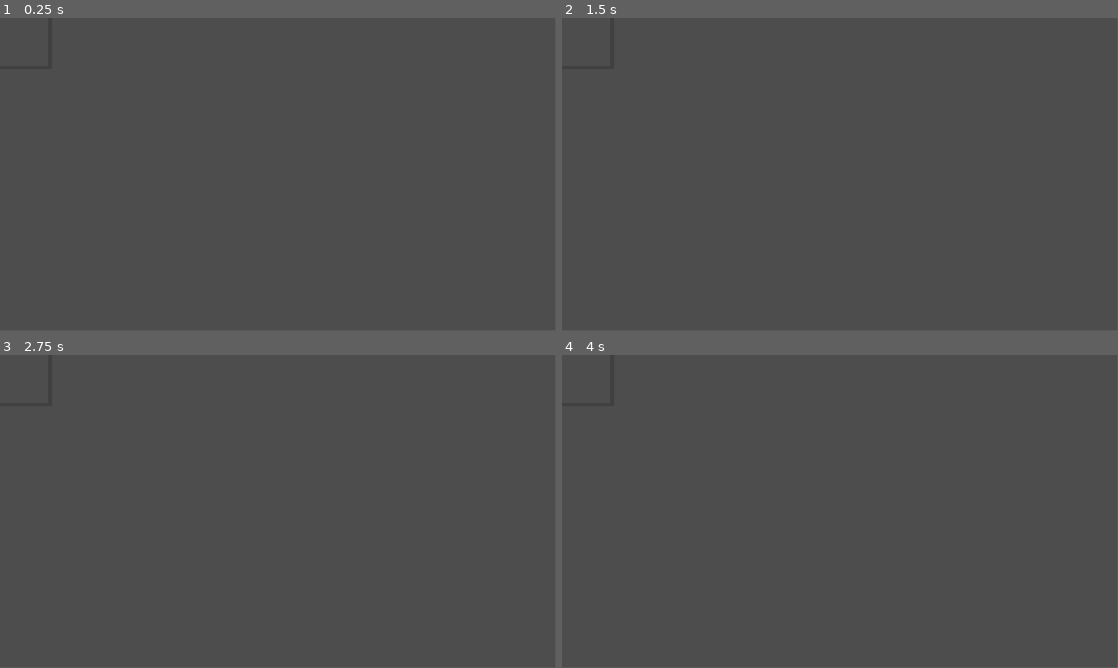
Above: before the commit, frames 1-4 (two rows, left to right).
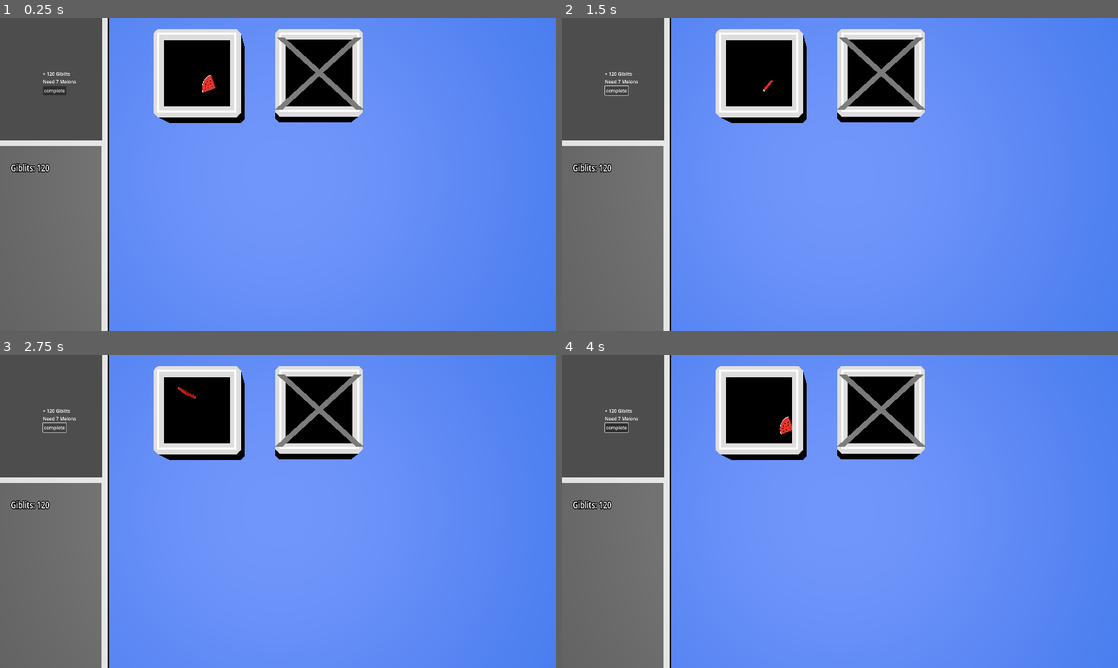
Above: after the commit, the same moments.

Repository: SmithyG69/Year12GodotMouseMouse
Game: Godot game, scene res://main.tscn
Two runs of this game, one before a commit and one after it. Both use one fixed random seed, a clock stepped at 60 frames per second and the inputs below.
Inputs (mouse positions are in pixels of both pictures, inside the frame that each line leads up to):
- Up to frame 1 (0.25 s): no input
- Up to frame 2 (1.5 s): click (617, 89) at 0.5 s, where only the run after the commit has a clickable "complete"; click (617, 89) at 1.25 s, where only the run after the commit has a clickable "complete"
- Up to frame 3 (2.75 s): click (55, 426) at 2 s, where only the run after the commit has a clickable "complete"
- Up to frame 4 (4 s): tap Enter at 2.75 s; move the mouse to (962, 495) at 2.77 s; click (962, 495) at 2.92 s; move the mouse to (728, 527) at 3.52 s; click (728, 527) at 3.67 s
In our replay, the window is 799x449 before the commit and 800x450 after it. These sizes can differ from the game's own. Grey fills any space a smaller window leaves; there, only what the larger window draws over its background counts as a difference.

The runs differ from the first frame. In frame 1, 92% of the frame differs, in the area x 0-100%, y 0-100%; in frame 2, 92%; in frame 3, 92%; in frame 4, 92%.

Commit message:
Update to new code.
Changed to use carson code.

Diff:
--- /dev/null
+++ b/connors-mitosis-delivery-service/HubData.gd
@@ -0,0 +1,11 @@
+extends Resource
+class_name HubData
+
+var hub_id: int
+var items_cloned: int = 0
+var clone_speed: float = 1.0
+var last_updated_time: float = 0.0
+
+func process_clone(delta: float):
+	# Update cloning progress based on time
+	items_cloned += clone_speed * delta
--- /dev/null
+++ b/connors-mitosis-delivery-service/HubScenes/Watermelon_hub.tscn
@@ -0,0 +1,74 @@
+[gd_scene load_steps=11 format=3 uid="uid://0h7v70rgsq4a"]
+
+[ext_resource type="Script" uid="uid://y5pgf48jwbnd" path="res://hub wall script/leftwall.gd" id="1_qdc0c"]
+[ext_resource type="PackedScene" uid="uid://chhjjylfydc7d" path="res://Assets/hub.glb" id="2_hjueh"]
+[ext_resource type="Script" uid="uid://bfnm7jc678rk2" path="res://hub wall script/rightwallwall.gd" id="2_j5fws"]
+[ext_resource type="Script" uid="uid://cm24ibenntifn" path="res://hub wall script/topwall.gd" id="3_01tv7"]
+[ext_resource type="Script" uid="uid://cvec0t67po8dc" path="res://hub wall script/bottomwall.gd" id="4_ippit"]
+[ext_resource type="PackedScene" uid="uid://bfcvkx8u4ajgf" path="res://fruit/watermelon.tscn" id="6_01tv7"]
+[ext_resource type="Script" uid="uid://hyfd2hko63av" path="res://roof.gd" id="7_stywk"]
+[ext_resource type="Script" uid="uid://cned4628e4uby" path="res://hub wall script/floor.gd" id="8_4ytr8"]
+
+[sub_resource type="BoxShape3D" id="BoxShape3D_qdc0c"]
+
+[sub_resource type="BoxShape3D" id="BoxShape3D_0k6ln"]
+
+[node name="Hub" type="Node3D"]
+
+[node name="left wall" type="Area3D" parent="." groups=["hitboxes"]]
+collision_layer = 2
+script = ExtResource("1_qdc0c")
+
+[node name="CollisionShape3D" type="CollisionShape3D" parent="left wall"]
+transform = Transform3D(0.5, 0, 0, 0, 3.265, 0, 0, 0, 3.265, -1.90604, 0, -0.0107686)
+shape = SubResource("BoxShape3D_qdc0c")
+
+[node name="right wall" type="Area3D" parent="." groups=["hitboxes"]]
+collision_layer = 2
+script = ExtResource("2_j5fws")
+
+[node name="CollisionShape3D" type="CollisionShape3D" parent="right wall"]
+transform = Transform3D(0.5, 0, 0, 0, 3.265, 0, 0, 0, 3.265, 1.89527, 0, 0)
+shape = SubResource("BoxShape3D_qdc0c")
+
+[node name="top wall" type="Area3D" parent="." groups=["hitboxes"]]
+collision_layer = 2
+script = ExtResource("3_01tv7")
+
+[node name="CollisionShape3D" type="CollisionShape3D" parent="top wall"]
+transform = Transform3D(3.265, 0, 0, 0, 3.265, 0, 0, 0, 0.5, 0, 0, -1.91365)
+shape = SubResource("BoxShape3D_qdc0c")
+
+[node name="bottom wall" type="Area3D" parent="." groups=["hitboxes"]]
+collision_layer = 2
+script = ExtResource("4_ippit")
+
+[node name="CollisionShape3D" type="CollisionShape3D" parent="bottom wall"]
+transform = Transform3D(3.265, 0, 0, 0, 3.265, 0, 0, 0, 0.5, 0, 0, 1.90919)
+shape = SubResource("BoxShape3D_qdc0c")
+
+[node name="hub" parent="." instance=ExtResource("2_hjueh")]
+
+[node name="watermelon" parent="." instance=ExtResource("6_01tv7")]
+transform = Transform3D(1, 0, 0, 0, 1, 0, 0, 0, 1, -0.0586023, 0, -0.0952282)
+
+[node name="roof" type="Area3D" parent="."]
+script = ExtResource("7_stywk")
+
+[node name="CollisionShape3D" type="CollisionShape3D" parent="roof"]
+transform = Transform3D(3.25284, 0, 0, 0, 0.433459, 0, 0, 0, 3.30968, 0, 1.72794, 0)
+shape = SubResource("BoxShape3D_0k6ln")
+
+[node name="floor" type="Area3D" parent="."]
+script = ExtResource("8_4ytr8")
+
+[node name="CollisionShape3D" type="CollisionShape3D" parent="floor"]
+transform = Transform3D(3.25284, 0, 0, 0, 0.433459, 0, 0, 0, 3.30968, 0, -0.927025, 0)
+shape = SubResource("BoxShape3D_0k6ln")
+
+[connection signal="body_entered" from="left wall" to="left wall" method="_on_body_entered"]
+[connection signal="body_entered" from="right wall" to="right wall" method="_on_body_entered"]
+[connection signal="body_entered" from="top wall" to="top wall" method="_on_body_entered"]
+[connection signal="body_entered" from="bottom wall" to="bottom wall" method="_on_body_entered"]
+[connection signal="body_entered" from="roof" to="roof" method="_on_body_entered"]
+[connection signal="body_entered" from="floor" to="floor" method="_on_body_entered"]
--- /dev/null
+++ b/connors-mitosis-delivery-service/HubScenes/kiwihub.tscn
@@ -0,0 +1,7 @@
+[gd_scene load_steps=2 format=3 uid="uid://cabndw1fa45wv"]
+
+[ext_resource type="PackedScene" uid="uid://chhjjylfydc7d" path="res://Assets/hub.glb" id="1_mo3ya"]
+
+[node name="kiwihub" type="Node3D"]
+
+[node name="hub" parent="." instance=ExtResource("1_mo3ya")]
--- /dev/null
+++ b/connors-mitosis-delivery-service/HubScenes/locked_hub.gd
@@ -0,0 +1,25 @@
+extends Node3D
+
+@export var cost = 120
+@export var kiwihub: PackedScene
+@export var lockedhub2: PackedScene
+
+func _on_area_3d_input_event(camera: Node, event: InputEvent, event_position: Vector3, normal: Vector3, shape_idx: int) -> void:
+	if event is InputEventMouseButton and event.pressed and event.button_index == MOUSE_BUTTON_LEFT:
+		if Global.giblits >= cost and kiwihub and lockedhub2:
+			Global.giblits -= cost
+
+
+			# Spawn replacement in current position
+			var new_obj = kiwihub.instantiate()
+			new_obj.global_transform = global_transform
+			get_parent().add_child(new_obj)
+
+			# Spawn altered version slightly to the right
+			var newlockedhub = lockedhub2.instantiate()
+			var new_transform = global_transform
+			new_transform.origin.x += 6.0
+			newlockedhub.global_transform = new_transform
+			get_parent().add_child(newlockedhub)
+
+			queue_free()
--- /dev/null
+++ b/connors-mitosis-delivery-service/HubScenes/locked_hub.tscn
@@ -0,0 +1,28 @@
+[gd_scene load_steps=7 format=3 uid="uid://cqvad0twbcffh"]
+
+[ext_resource type="Script" uid="uid://dnbjypkyrv0qn" path="res://HubScenes/locked_hub.gd" id="1_q21jf"]
+[ext_resource type="PackedScene" uid="uid://chhjjylfydc7d" path="res://Assets/hub.glb" id="2_f7oo5"]
+[ext_resource type="PackedScene" uid="uid://jfnqw4drhp7s" path="res://lockedhub_2.tscn" id="3_arj4e"]
+[ext_resource type="PackedScene" uid="uid://vsyeeg7u34h1" path="res://Assets/lock.glb" id="3_dsocg"]
+[ext_resource type="PackedScene" uid="uid://cabndw1fa45wv" path="res://HubScenes/kiwihub.tscn" id="4_f7oo5"]
+
+[sub_resource type="BoxShape3D" id="BoxShape3D_q21jf"]
+
+[node name="locked hub" type="Node3D"]
+script = ExtResource("1_q21jf")
+kiwihub = ExtResource("4_f7oo5")
+lockedhub2 = ExtResource("3_arj4e")
+
+[node name="hub" parent="." instance=ExtResource("2_f7oo5")]
+transform = Transform3D(1, 0, 0, 0, 1, 0, 0, 0, 1, -0.0243788, -0.0148144, -0.00839043)
+
+[node name="lock" parent="." instance=ExtResource("3_dsocg")]
+transform = Transform3D(0.574609, 0, 0, 0, 0.574609, 0, 0, 0, 0.574609, 1.63639, 2.24846, 1.98346)
+
+[node name="Area3D" type="Area3D" parent="."]
+
+[node name="CollisionShape3D" type="CollisionShape3D" parent="Area3D"]
+transform = Transform3D(4.13742, 0, 0, 0, 4.13742, 0, 0, 0, 4.13742, -0.0153446, 0.924752, 0.116015)
+shape = SubResource("BoxShape3D_q21jf")
+
+[connection signal="input_event" from="Area3D" to="." method="_on_area_3d_input_event"]
--- /dev/null
+++ b/connors-mitosis-delivery-service/HubScenes/lockedhub2.gd
@@ -0,0 +1,24 @@
+extends Node3D
+
+@export var cost = 800
+@export var kiwihub: PackedScene
+@export var lockedhub2: PackedScene
+
+func _on_area_3d_input_event(camera: Node, event: InputEvent, event_position: Vector3, normal: Vector3, shape_idx: int) -> void:
+	if event is InputEventMouseButton and event.pressed and event.button_index == MOUSE_BUTTON_LEFT:
+		if Global.giblits >= cost and kiwihub and lockedhub2:
+			Global.giblits -= cost
+
+			# Spawn replacement in current position
+			var new_obj = kiwihub.instantiate()
+			new_obj.global_transform = global_transform
+			get_parent().add_child(new_obj)
+
+			# Spawn altered version slightly to the right
+			var newlockedhub = lockedhub2.instantiate()
+			var new_transform = global_transform
+			new_transform.origin.x += 6.0
+			newlockedhub.global_transform = new_transform
+			get_parent().add_child(newlockedhub)
+
+			queue_free()
--- /dev/null
+++ b/connors-mitosis-delivery-service/HubScript.gd
@@ -0,0 +1,19 @@
+extends Node3D
+
+var hub_id: int
+var data: Dictionary = {}
+
+
+func _ready():
+	if data:
+		print("Loaded Hub ID:", data.hub_id)
+
+
+
+#func _process(delta):
+#	if data:
+		#data.process_clone(delta)
+
+
+func _on_button_pressed() -> void:
+	get_tree().change_scene_to_file("res://main.tscn")
--- /dev/null
+++ b/connors-mitosis-delivery-service/area_3d.gd
@@ -0,0 +1,41 @@
+extends Area3D
+
+@export var fruit_name: String = "watermelon"
+@export var floating_text_scene: PackedScene
+@export var required_amount = 7
+@export var reward_giblits = 120
+
+func _input_event(camera, event, click_position, click_normal, shape_idx):
+	if event is InputEventMouseButton and event.pressed and event.button_index == MOUSE_BUTTON_LEFT:
+		attempt_fulfill_watermelon_request()
+
+func attempt_fulfill_watermelon_request():
+	# Find all watermelons in the scene
+	var melons = []
+	for node in get_tree().get_nodes_in_group("melon"):
+		if node.name.to_lower().contains(fruit_name):  # or check node.fruit_type
+			melons.append(node)
+
+	if melons.size() >= required_amount:
+		# Remove 7 melons
+		for i in required_amount:
+			if melons[i]:
+				melons[i].queue_free()
+		# Add giblits
+		Global.giblits += reward_giblits
+		show_floating_text("+%d Giblits!" % reward_giblits, Color.GREEN)
+	else:
+		show_floating_text("Need %d Watermelons!" % required_amount, Color.RED)
+
+func show_floating_text(message: String, color: Color = Color.WHITE):
+	var text_node = floating_text_scene.instantiate()
+	var label = text_node.get_node("Label3D")  # change path if needed
+	label.text = message
+	label.modulate = color
+	text_node.global_transform.origin = global_transform.origin + Vector3(0, 2, 0)
+	get_tree().current_scene.add_child(text_node)
+
+	var tween = text_node.create_tween()
+	tween.tween_property(text_node, "position", text_node.position + Vector3(0, 1.5, 0), 1.5)\
+	.set_trans(Tween.TRANS_SINE).set_ease(Tween.EASE_OUT)
+	tween.tween_callback(Callable(text_node, "queue_free"))
--- /dev/null
+++ b/connors-mitosis-delivery-service/floating_text_scene.tscn
@@ -0,0 +1,7 @@
+[gd_scene format=3 uid="uid://c57gmuwue2sxo"]
+
+[node name="Node3D" type="Node3D"]
+
+[node name="Label3D" type="Label3D" parent="."]
+transform = Transform3D(1, 0, 0, 0, 1, 0, 0, 0, 1, 270, 0, 0)
+text = "feedback"
--- /dev/null
+++ b/connors-mitosis-delivery-service/fruit/watermelon.gd
@@ -0,0 +1,35 @@
+extends CharacterBody3D
+
+var direction = Vector3(1, 0, 0.9).normalized()
+var speed = 2.0
+@export var max_watermelons = 8
+var watermelon = preload("res://fruit/watermelon.tscn")
+
+func _ready() -> void:
+	add_to_group("bouncer")
+	add_to_group("melon")
+	$"spawn timer".timeout.connect(_on_spawn_timer_timeout)
+
+
+func _physics_process(delta):
+	direction = direction.normalized()
+	velocity = direction * speed
+	move_and_slide()
+	rotate_x(1.2 * delta)
+	rotate_y(1.2 * delta)
+	direction.y = 0
+
+func bounce(axis: String) -> void:
+	match axis:
+		"x": direction.x *= -1
+		"z": direction.z *= -1
+		"y": direction.y *= -1
+
+func _on_spawn_timer_timeout():
+	var current_watermelon = get_tree().get_nodes_in_group("melon").size()
+
+	if current_watermelon < max_watermelons:
+		var new_watermelon = watermelon.instantiate()
+		get_tree().current_scene.add_child(new_watermelon)
+		new_watermelon.global_position = global_position
+		new_watermelon.velocity = velocity * -1
--- /dev/null
+++ b/connors-mitosis-delivery-service/fruit/watermelon.tscn
@@ -0,0 +1,20 @@
+[gd_scene load_steps=4 format=3 uid="uid://bfcvkx8u4ajgf"]
+
+[ext_resource type="Script" uid="uid://glt88u468ont" path="res://fruit/watermelon.gd" id="1_uqt3a"]
+[ext_resource type="PackedScene" uid="uid://k7fm404u5lqb" path="res://Assets/Castle (1).glb" id="2_2o74k"]
+
+[sub_resource type="SphereShape3D" id="SphereShape3D_6apsg"]
+
+[node name="watermelon" type="CharacterBody3D" groups=["bouncer"]]
+collision_mask = 2
+script = ExtResource("1_uqt3a")
+
+[node name="Castle (1)" parent="." instance=ExtResource("2_2o74k")]
+transform = Transform3D(0.708568, -0.17422, 0.014279, 0.168682, 0.697107, 0.134955, -0.0458555, -0.127726, 0.717083, 0.327374, 0.189693, 0.341493)
+
+[node name="CollisionShape3D" type="CollisionShape3D" parent="."]
+shape = SubResource("SphereShape3D_6apsg")
+
+[node name="spawn timer" type="Timer" parent="."]
+wait_time = 15.0
+autostart = true
--- /dev/null
+++ b/connors-mitosis-delivery-service/fullfilrequest.gd
@@ -0,0 +1,28 @@
+extends Button
+
+@export var fruit_name: String = "watermelon"
+@export var floating_text_scene: PackedScene
+@export var required_amount = 7
+@export var reward_giblits = 120
+@onready var request_label: Label = $"../requestlabel"
+@onready var reward_label: Label = $"../rewardlabel"
+
+func _on_pressed() -> void:
+	attempt_fulfill_watermelon_request()
+
+func attempt_fulfill_watermelon_request():
+	var current_watermelon = get_tree().get_nodes_in_group("melon").size()
+
+	if current_watermelon >= required_amount:
+		Global.giblits += reward_giblits
+		var melons = get_tree().get_nodes_in_group("melon")
+		var to_remove = min(7, melons.size())
+		for i in range(to_remove):
+			melons[i].queue_free()
+
+	else:
+		return
+
+func _ready():
+	request_label.text = "Need " + str(required_amount) + " Melons"
+	reward_label.text  = "+ " + str(reward_giblits) + " Giblits"
--- /dev/null
+++ b/connors-mitosis-delivery-service/hub wall script/bottomwall.gd
@@ -0,0 +1,8 @@
+extends Area3D
+
+@export var bounce_axis: String = "z"
+
+
+func _on_body_entered(body: Node3D) -> void:
+	if body.is_in_group("bouncer") and body.has_method("bounce"):
+		body.bounce(bounce_axis)
--- /dev/null
+++ b/connors-mitosis-delivery-service/hub wall script/floor.gd
@@ -0,0 +1,8 @@
+extends Area3D
+
+@export var bounce_axis: String = "y"
+
+
+func _on_body_entered(body: Node3D) -> void:
+	if body.is_in_group("bouncer") and body.has_method("bounce"):
+		body.bounce(bounce_axis)
--- /dev/null
+++ b/connors-mitosis-delivery-service/hub wall script/hubAsset.gd
@@ -0,0 +1,18 @@
+extends Area3D
+
+var hub_id: int
+var data: HubData
+
+func _ready():
+	print("Hub %d is ready" % hub_id)
+
+
+
+signal object_exited(object)
+
+func _ready1():
+	body_exited.connect(_on_body_exited)
+
+func _on_body_exited(body):
+	if body.name == "Bouncer":
+		emit_signal("object_exited", body)
--- /dev/null
+++ b/connors-mitosis-delivery-service/hub wall script/leftwall.gd
@@ -0,0 +1,8 @@
+extends Area3D
+
+@export var bounce_axis: String = "x"
+
+
+func _on_body_entered(body: Node3D) -> void:
+	if body.is_in_group("bouncer") and body.has_method("bounce"):
+		body.bounce(bounce_axis)
--- /dev/null
+++ b/connors-mitosis-delivery-service/hub wall script/rightwallwall.gd
@@ -0,0 +1,8 @@
+extends Area3D
+
+@export var bounce_axis: String = "x"
+
+
+func _on_body_entered(body: Node3D) -> void:
+	if body.is_in_group("bouncer") and body.has_method("bounce"):
+		body.bounce(bounce_axis)
--- /dev/null
+++ b/connors-mitosis-delivery-service/hub wall script/topwall.gd
@@ -0,0 +1,8 @@
+extends Area3D
+
+@export var bounce_axis: String = "z"
+
+
+func _on_body_entered(body: Node3D) -> void:
+	if body.is_in_group("bouncer") and body.has_method("bounce"):
+		body.bounce(bounce_axis)
--- a/connors-mitosis-delivery-service/hub_1.gd
+++ /dev/null
@@ -1,21 +0,0 @@
-extends Node2D
-
-@export var quota_required := 10
-var current_count := 0
-
-func _ready():
-	if has_node("Timer"):
-		$Timer.start()
-	else:
-		print("Timer node not found, troubleshoot")
-
-func _on_Timer_timeout():
-	if current_count < quota_required:
-		current_count += 1
-		print("Cloned something! Total:", current_count)
-	else:
-		print("Quota reached! Ready for delivery.")
-
-
-func _on_timer_timeout() -> void:
-	pass # Replace with function body.
--- /dev/null
+++ b/connors-mitosis-delivery-service/label_3d.gd
@@ -0,0 +1,4 @@
+extends Label3D
+
+func _process(delta):
+	$".".text = "Giblits: %d" % Global.giblits
--- /dev/null
+++ b/connors-mitosis-delivery-service/lockedhub_2.tscn
@@ -0,0 +1,22 @@
+[gd_scene load_steps=5 format=3 uid="uid://jfnqw4drhp7s"]
+
+[ext_resource type="Script" uid="uid://07s5h6g4qyun" path="res://HubScenes/lockedhub2.gd" id="1_8hs2h"]
+[ext_resource type="PackedScene" uid="uid://chhjjylfydc7d" path="res://Assets/hub.glb" id="2_fajk6"]
+[ext_resource type="PackedScene" uid="uid://vsyeeg7u34h1" path="res://Assets/lock.glb" id="3_tf276"]
+
+[sub_resource type="BoxShape3D" id="BoxShape3D_5xxqs"]
+
+[node name="lockedhub2" type="Node3D"]
+script = ExtResource("1_8hs2h")
+
+[node name="hub" parent="." instance=ExtResource("2_fajk6")]
+transform = Transform3D(1, 0, 0, 0, 1, 0, 0, 0, 1, -0.0243788, -0.0148144, -0.00839043)
+
+[node name="lock" parent="." instance=ExtResource("3_tf276")]
+transform = Transform3D(0.574609, 0, 0, 0, 0.574609, 0, 0, 0, 0.574609, 1.63639, 2.24846, 1.98346)
+
+[node name="Area3D" type="Area3D" parent="."]
+
+[node name="CollisionShape3D" type="CollisionShape3D" parent="Area3D"]
+transform = Transform3D(4.13742, 0, 0, 0, 4.13742, 0, 0, 0, 4.13742, -0.0153446, 0.924752, 0.116015)
+shape = SubResource("BoxShape3D_5xxqs")
--- a/connors-mitosis-delivery-service/main.tscn
+++ b/connors-mitosis-delivery-service/main.tscn
@@ -1,41 +1,62 @@
-[gd_scene load_steps=2 format=3 uid="uid://cfabkjjnt1b0v"]
+[gd_scene load_steps=10 format=3 uid="uid://d1eo05rwiless"]
 
-[ext_resource type="Script" uid="uid://dmdr0pa24pnnw" path="res://hub_1.gd" id="1_ig7tw"]
+[ext_resource type="Script" uid="uid://cqeoa1hsy83mb" path="res://main.gd" id="1_0xm2m"]
+[ext_resource type="PackedScene" uid="uid://0h7v70rgsq4a" path="res://HubScenes/Watermelon_hub.tscn" id="2_h2yge"]
+[ext_resource type="PackedScene" uid="uid://cqvad0twbcffh" path="res://HubScenes/locked_hub.tscn" id="3_h2yge"]
+[ext_resource type="PackedScene" uid="uid://qsh5ex8amf17" path="res://Assets/backroundshop[.glb" id="4_1bvp3"]
+[ext_resource type="PackedScene" uid="uid://b40ofein6d2i7" path="res://requests.tscn" id="5_7mycd"]
+[ext_resource type="PackedScene" uid="uid://cm5h2fw0ummdo" path="res://Assets/backround.glb" id="6_272bh"]
+[ext_resource type="Script" uid="uid://bov6t1og3te1g" path="res://label_3d.gd" id="7_272bh"]
 
-[node name="Main" type="Node2D"]
+[sub_resource type="QuadMesh" id="QuadMesh_5vw27"]
 
-[node name="TitleScreen" type="Control" parent="."]
-layout_mode = 3
-anchors_preset = 0
+[sub_resource type="StandardMaterial3D" id="StandardMaterial3D_kek77"]
+
+[node name="Main" type="Node3D"]
+script = ExtResource("1_0xm2m")
+
+[node name="WorldRoot" type="Node3D" parent="."]
+
+[node name="MeshInstance3D" type="MeshInstance3D" parent="WorldRoot"]
+
+[node name="Camera3D" type="Camera3D" parent="."]
+transform = Transform3D(1, 0, 0, 0, -4.37114e-08, 1, 0, -1, -4.37114e-08, 0, 18.6229, 0)
+current = true
+fov = 25.0
+size = 18.1817
+
+[node name="DirectionalLight3D" type="DirectionalLight3D" parent="."]
+transform = Transform3D(1, 0, 0, 0, -4.37114e-08, 1, 0, -1, -4.37114e-08, 0, 19.2068, 0)
+
+[node name="Hub" parent="." groups=["bouncer"] instance=ExtResource("2_h2yge")]
+transform = Transform3D(1, 0, 0, 0, 1, 0, 0, 0, 1, -4, -18, -5)
+
+[node name="locked hub" parent="." instance=ExtResource("3_h2yge")]
+transform = Transform3D(-4.37114e-08, 0, -1, 0, 1, 0, 1, 0, -4.37114e-08, 2, -18, -5)
+
+[node name="shopbackround" parent="." instance=ExtResource("4_1bvp3")]
+transform = Transform3D(-1.23806e-08, 0, -0.283236, 0, 0.283236, 0, 0.283236, 0, -1.23806e-08, -8.21078, -14.9321, -1.51842)
+
+[node name="Requestboard" type="Node3D" parent="."]
+transform = Transform3D(1, 0, 0, 0, 1, 0, 0, 0, 1, -12.5292, -14.2549, -6.71082)
+
+[node name="MeshInstance3D" type="MeshInstance3D" parent="Requestboard"]
+mesh = SubResource("QuadMesh_5vw27")
+surface_material_override/0 = SubResource("StandardMaterial3D_kek77")
+
+[node name="SubViewportContainer" type="SubViewportContainer" parent="Requestboard"]
 offset_right = 40.0
 offset_bottom = 40.0
 
-[node name="GameUI" type="Control" parent="."]
-layout_mode = 3
-anchors_preset = 0
-offset_right = 40.0
-offset_bottom = 40.0
+[node name="Requests" parent="Requestboard/SubViewportContainer" instance=ExtResource("5_7mycd")]
+handle_input_locally = false
+size = Vector2i(350, 420)
+render_target_update_mode = 4
 
-[node name="LayoutContainer" type="HBoxContainer" parent="GameUI"]
-layout_mode = 0
-offset_right = 40.0
-offset_bottom = 40.0
+[node name="backround" parent="." instance=ExtResource("6_272bh")]
+transform = Transform3D(2.13077, 0, 0, 0, 1.13515, 0, 0, 0, 1.55362, -0.882221, -19.9835, -2.78618)
 
-[node name="gggjgj" type="PanelContainer" parent="GameUI/LayoutContainer"]
-layout_mode = 2
-
-[node name="HubArea" type="ScrollContainer" parent="GameUI/LayoutContainer"]
-layout_mode = 2
-
-[node name="HubsContainer" type="VBoxContainer" parent="GameUI/LayoutContainer/HubArea"]
-layout_mode = 2
-
-[node name="Hub1" type="Node2D" parent="GameUI/LayoutContainer/HubArea/HubsContainer"]
-script = ExtResource("1_ig7tw")
-
-[node name="Timer" type="Timer" parent="GameUI/LayoutContainer/HubArea/HubsContainer/Hub1"]
-autostart = true
-
-[node name="Window" type="Window" parent="."]
-
-[connection signal="timeout" from="GameUI/LayoutContainer/HubArea/HubsContainer/Hub1/Timer" to="GameUI/LayoutContainer/HubArea/HubsContainer/Hub1" method="_on_timer_timeout"]
+[node name="giblits" type="Label3D" parent="."]
+transform = Transform3D(2.139, 0, 0, 0, 3.29224e-08, 2.38472, 0, -2.76081, 2.84374e-08, -11.7429, -14.6654, -0.336482)
+text = "Giblits :"
+script = ExtResource("7_272bh")
--- a/connors-mitosis-delivery-service/project.godot
+++ b/connors-mitosis-delivery-service/project.godot
@@ -11,6 +11,25 @@
 [application]
 
 config/name="Connors Mitosis Delivery Service"
-run/main_scene="res://main.tscn"
+run/main_scene="uid://d1eo05rwiless"
 config/features=PackedStringArray("4.4", "Forward Plus")
 config/icon="res://icon.svg"
+run/size/resizable=true
+
+[autoload]
+
+Global="*res://scripts/Global.gd"
+
+[display]
+
+window/size/viewport_width=1920
+window/size/viewport_height=1080
+window/stretch/mode="viewport"
+
+[editor]
+
+version_control/autoload_on_startup=true
+
+[global_group]
+
+melon=""
--- /dev/null
+++ b/connors-mitosis-delivery-service/requests.tscn
@@ -0,0 +1,42 @@
+[gd_scene load_steps=2 format=3 uid="uid://b40ofein6d2i7"]
+
+[ext_resource type="Script" uid="uid://wj20xo1gqifw" path="res://fullfilrequest.gd" id="1_owrvt"]
+
+[node name="Requests" type="SubViewport"]
+
+[node name="request pannel" type="Control" parent="."]
+layout_mode = 3
+anchors_preset = 8
+anchor_left = 0.5
+anchor_top = 0.5
+anchor_right = 0.5
+anchor_bottom = 0.5
+offset_left = -29.5
+offset_top = -31.0
+offset_right = 29.5
+offset_bottom = 31.0
+grow_horizontal = 2
+grow_vertical = 2
+
+[node name="Button" type="Button" parent="request pannel"]
+layout_mode = 2
+offset_top = 54.0
+offset_right = 59.0
+offset_bottom = 62.0
+text = "complete"
+script = ExtResource("1_owrvt")
+
+[node name="requestlabel" type="Label" parent="request pannel"]
+layout_mode = 2
+offset_top = 27.0
+offset_right = 59.0
+offset_bottom = 50.0
+text = "request"
+
+[node name="rewardlabel" type="Label" parent="request pannel"]
+layout_mode = 2
+offset_right = 59.0
+offset_bottom = 23.0
+text = "Reward"
+
+[connection signal="pressed" from="request pannel/Button" to="request pannel/Button" method="_on_pressed"]
--- /dev/null
+++ b/connors-mitosis-delivery-service/roof.gd
@@ -0,0 +1,8 @@
+extends Area3D
+
+@export var bounce_axis: String = "y"
+
+
+func _on_body_entered(body: Node3D) -> void:
+	if body.is_in_group("bouncer") and body.has_method("bounce"):
+		body.bounce(bounce_axis)
--- /dev/null
+++ b/connors-mitosis-delivery-service/scripts/Global.gd
@@ -0,0 +1,3 @@
+extends Node
+
+@export var giblits: int = 120
Binary file added: connors-mitosis-delivery-service/Assets/Castle (1).glb
Not shown, added: connors-mitosis-delivery-service/Assets/Castle (1).glb.import
Binary file added: connors-mitosis-delivery-service/Assets/backround.glb
Not shown, added: connors-mitosis-delivery-service/Assets/backround.glb.import
Binary file added: connors-mitosis-delivery-service/Assets/backroundshop[.glb
Not shown, added: connors-mitosis-delivery-service/Assets/backroundshop[.glb.import
Binary file added: connors-mitosis-delivery-service/Assets/hub.glb
Not shown, added: connors-mitosis-delivery-service/Assets/hub.glb.import
Binary file added: connors-mitosis-delivery-service/Assets/lock.glb
Not shown, added: connors-mitosis-delivery-service/Assets/lock.glb.import
Binary file added: connors-mitosis-delivery-service/Castle.glb
Not shown, added: connors-mitosis-delivery-service/Castle.glb.import
(and 18 more such lines)
